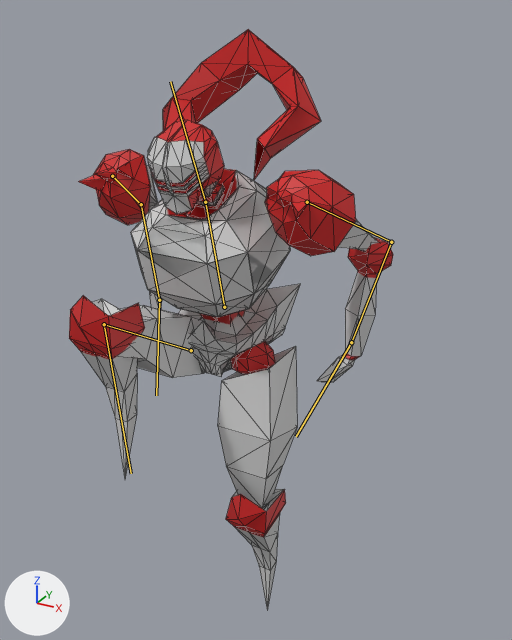
Before and after pictures for a commit that changed the glTF model Project/Resources/Models/Boss_WeakAttack_2_1/Boss_WeakAttack_2_1.gltf.
Before and after are seen from a 50 mm camera at (5.99, -9.75, 11.2) aimed at (0.08, 0.99, 5.83). Arrows for +X, +Y and +Z are at lower left; the lights stay in place. Both versions are drawn at frame 23 of the action 'アーマチュアアクション'; the numbers are the values there. The bones that change are drawn over the model as lines. Mesh edges are drawn as thin lines.

Objects in the first picture: 'Boss'.
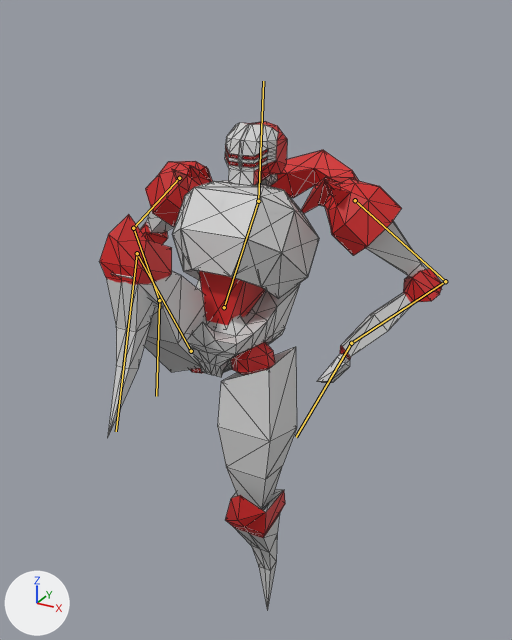
Pixel boxes (x1, y1, x2, y2) of what changed, in the pictures (512 x 640 px):
'Boss', posed (16% shorter): before (69, 29, 393, 609); after (100, 121, 443, 609)
bone 'torso', root to tip: before (224, 307) to (205, 202); after (224, 307) to (258, 201)
bone 'head', root to tip: before (205, 202) to (170, 81); after (258, 201) to (263, 81)
bone 'arm1.L', root to tip: before (307, 202) to (391, 242); after (355, 200) to (445, 281)
bone 'arm2.R', root to tip: before (391, 242) to (351, 342); after (445, 281) to (351, 343)
bone 'hand.L', root to tip: before (351, 342) to (296, 436); after (351, 343) to (296, 437)
bone 'arm1.R', root to tip: before (112, 176) to (141, 204); after (179, 178) to (133, 228)
bone 'arm2.L', root to tip: before (141, 204) to (159, 300); after (133, 228) to (159, 300)
bone 'hand.R', root to tip: before (159, 300) to (156, 395); after (159, 300) to (156, 396)
bone 'leg1.R', root to tip: before (191, 350) to (104, 324); after (191, 351) to (137, 253)
bone 'leg2.R', root to tip: before (104, 324) to (131, 473); after (137, 253) to (116, 431)

The change in detail:
Bone 'torso' (bone_torso) moves from (0.0, 0.0, 0.0) to (0.0, -0.01, 0.01).
Bone 'torso' (bone_torso) turns from (15, 0, 0) to (-36, 0, 0) degrees about its own x, y and z.
Bone 'head' (bone_head) turns from (9, 0, 0) to (32, 0, 0) degrees about its own x, y and z.
Bone 'arm1.L' (bone_arm1_l) turns from (-53, 36, -85) to (73, 122, 55) degrees about its own x, y and z.
Bone 'arm2.R' (bone_arm2_r) turns from (68, -3, 4) to (96, -5, 4) degrees about its own x, y and z.
Bone 'hand.L' (bone_hand_l) turns from (32, -32, -29) to (-48, -62, 30) degrees about its own x, y and z.
Bone 'arm1.R' (bone_arm1_r) turns from (-53, -36, 85) to (73, -122, -55) degrees about its own x, y and z.
Bone 'arm2.L' (bone_arm2_l) turns from (68, 3, -4) to (96, 5, -4) degrees about its own x, y and z.
Bone 'hand.R' (bone_hand_r) turns from (32, 32, 29) to (-48, 62, -30) degrees about its own x, y and z.
Bone 'leg1.R' (bone_leg1_r) turns from (-118, 1, 0) to (-146, 1, 0) degrees about its own x, y and z.
Bone 'leg2.R' (bone_leg2_r) turns from (119, 1, -1) to (123, 1, -1) degrees about its own x, y and z.
